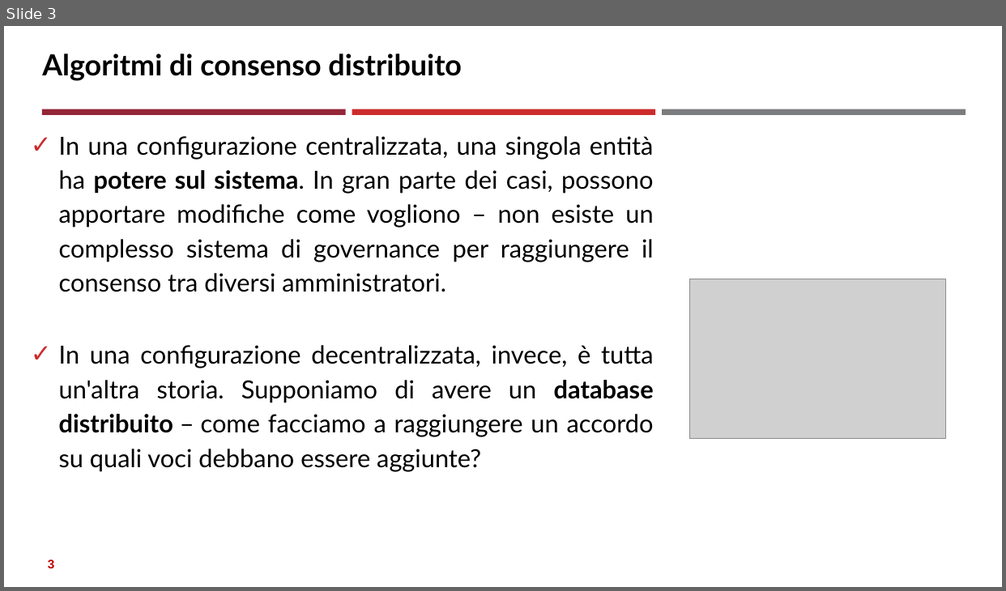
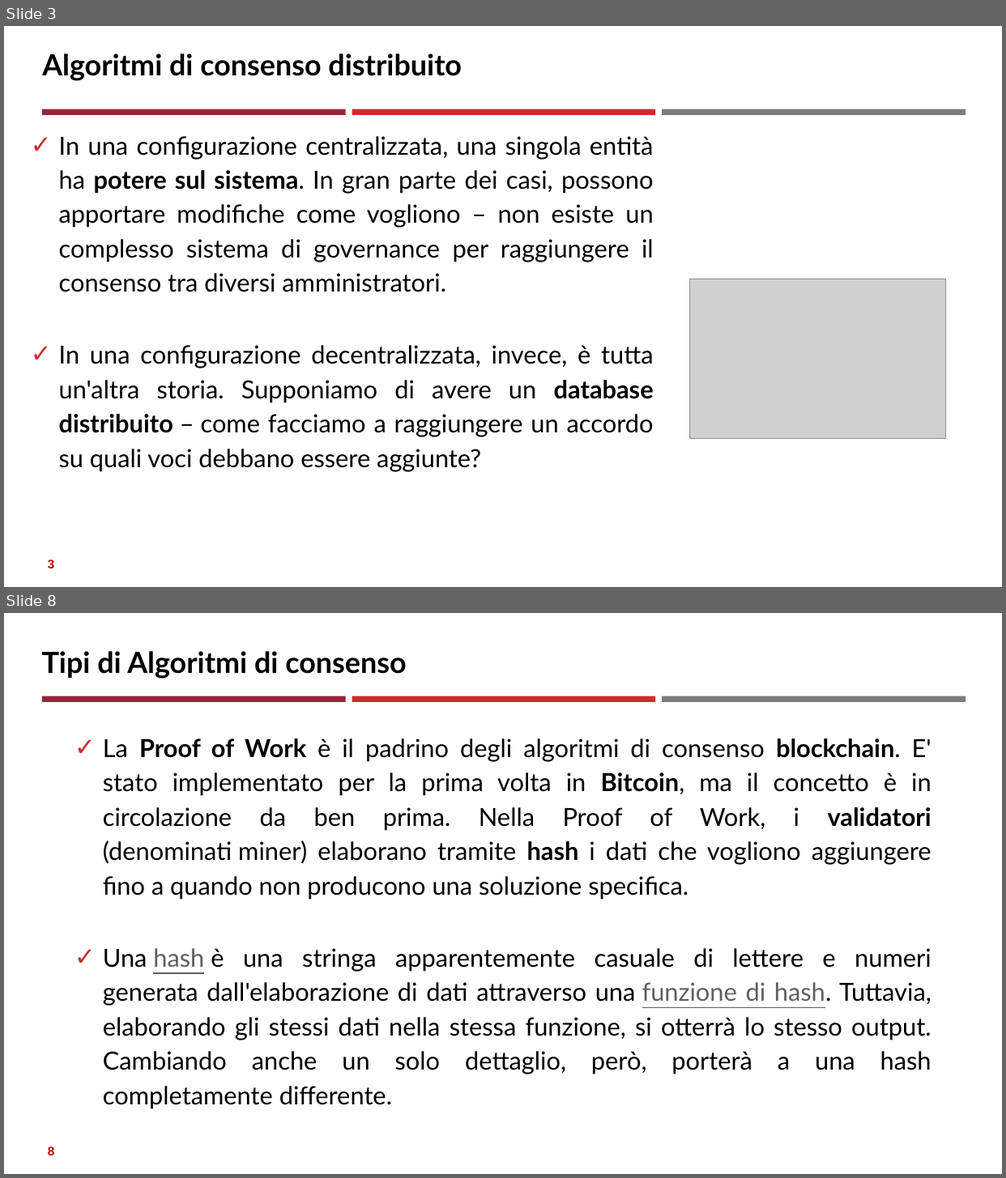
Before and after one commit to neural1977/data_science_interview_material, a slide deck: Assicurazioni/Algoritmi di consenso distribuito_ita.pptx. Shown one above the other, each under a label of ours: slide 3 before the commit, slides 3 and 8 after it; the slides between them are not shown. The pictures are 1006x591 and 1006x1178 pixels, drawn with LibreOffice and Linux fonts; fonts in the diff are those of the drawing; grey boxes stand for pictures. Boxes give left, top, right and bottom in pixels: in the first picture for what was removed or moved away, otherwise in the second. Text is boxed around its words. In the diff, an @@ line names an element or a change of style, - is before the commit and + after.

```diff
--- a/Assicurazioni/Algoritmi di consenso distribuito_ita.pptx
+++ b/Assicurazioni/Algoritmi di consenso distribuito_ita.pptx
@@ slide 8 added at (4, 613, 1002, 1174), background #FFFFFF; not listed: 3 template elements that a slide beside it also shows @@
@@ title added at (42, 651, 406, 679), 28 pt, text #000000, bold @@
+Tipi di Algoritmi di consenso
@@ text added at (103, 739, 931, 1075), 24 pt, text #000000 @@
+✓ La Proof of Work è il padrino degli algoritmi di consenso blockchain. E' stato implementato per la prima volta in Bitcoin, ma il concetto è in circolazione da ben prima. Nella Proof of Work, i validatori (denominati miner) elaborano tramite hash i dati che vogliono aggiungere fino a quando non producono una soluzione specifica.
+✓ Una hash è una stringa apparentemente casuale di lettere e numeri generata dall'elaborazione di dati attraverso una funzione di hash. Tuttavia, elaborando gli stessi dati nella stessa funzione, si otterrà lo stesso output. Cambiando anche un solo dettaglio, però, porterà a una hash completamente differente.
@@ page number added at (48, 1147, 55, 1156), 12 pt, text #C00000, bold @@
+8
```
Also in this commit, not shown: 2 slides changed, 3 other slides added, 2 other files.
